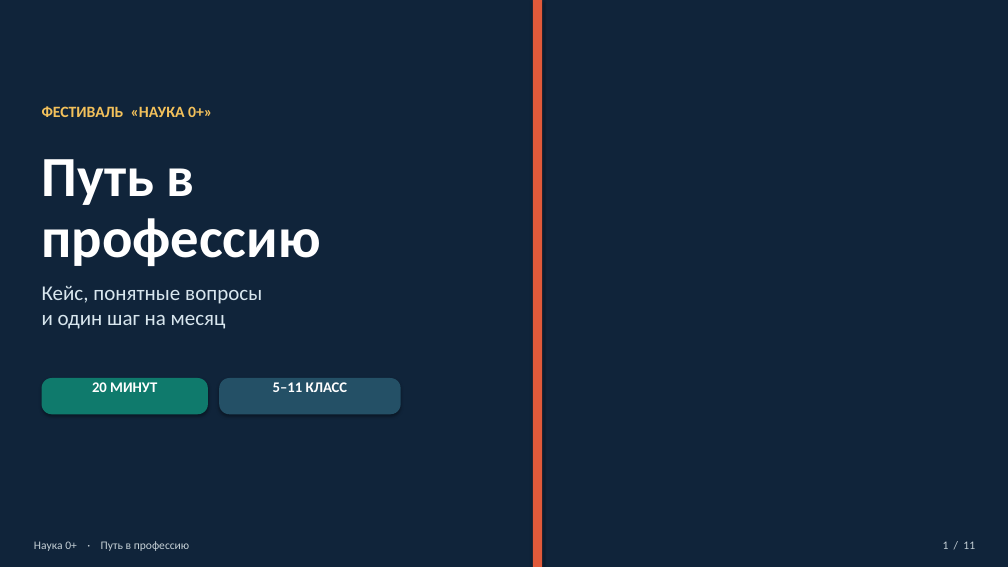
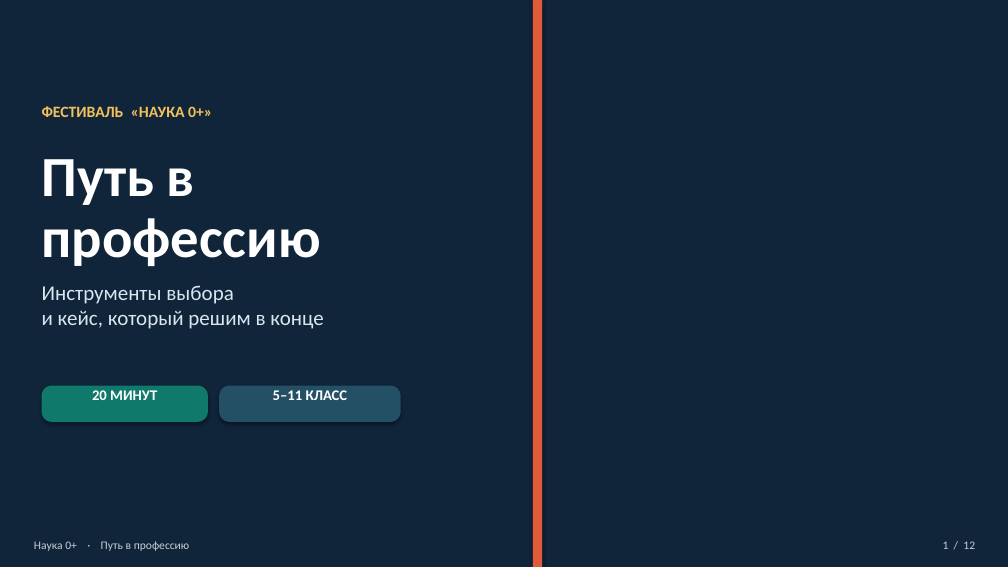
Before and after one commit to Sema917/-tourism, a slide deck: slide 1 of materials/Путь_в_профессию_презентация_20_минут.pptx. Drawn at 1008x567 pixels with LibreOffice and Linux fonts; fonts in the diff are those of the drawing; background and template pictures are left out; a plain dark background stands for a picture behind light text. Boxes give left, top, right and bottom in pixels: in the first picture for what was removed or moved away, otherwise in the second. Text is boxed around its words. In the diff, an @@ line names an element or a change of style, - is before the commit and + after.

```diff
--- a/materials/Путь_в_профессию_презентация_20_минут.pptx
+++ b/materials/Путь_в_профессию_презентация_20_минут.pptx
@@ text at (42,285,323,329): text changed @@
-Кейс, понятные вопросы
-и один шаг на месяц
+Инструменты выбора
+и кейс, который решим в конце
@@ 2 texts, 2 rounded rectangles: place and size @@
-2 texts, 2 rounded rectangles at (42,378,401,414)
+2 texts, 2 rounded rectangles at (42,386,401,422)
@@ text at (943,541,975,549): text changed @@
-1 / 11
+1 / 12
```
Also in this commit, not shown: 5 other slides changed, 6 slides added, 5 slides removed, 9 other files.
